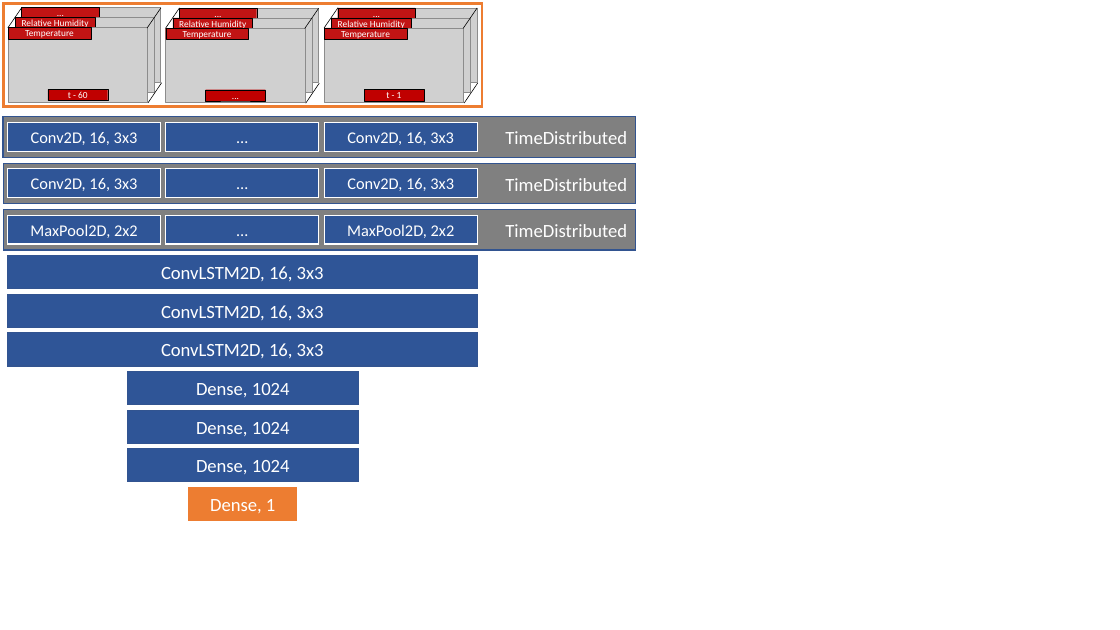
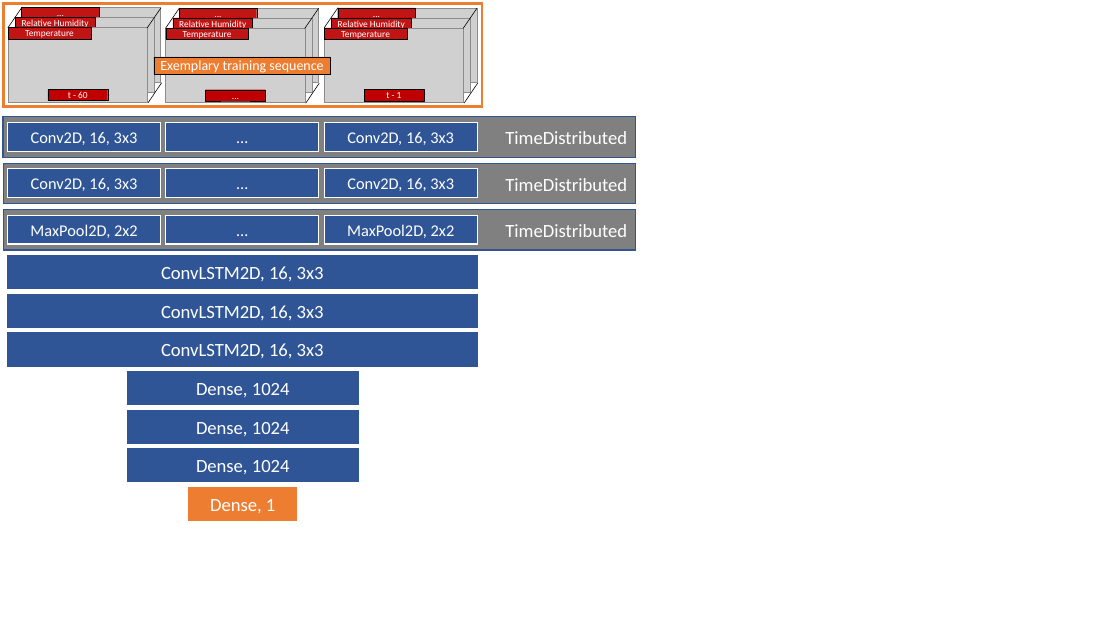
Before and after one commit to rschlaefli/17hs-bsc-thesis-clean, a slide deck: slide 3 of thesis/Visualizations.pptx. Drawn at 1120x630 pixels with LibreOffice and Linux fonts; fonts in the diff are those of the drawing; grey boxes stand for pictures. Boxes give left, top, right and bottom in pixels: in the first picture for what was removed or moved away, otherwise in the second. Text is boxed around its words. In the diff, an @@ line names an element or a change of style, - is before the commit and + after.

```diff
--- a/thesis/Visualizations.pptx
+++ b/thesis/Visualizations.pptx
@@ rectangle added at <box>154,57,331,74</box>, fill #ED7D31, outline #000000 0.25 pt, 12 pt, text #FFFFFF @@
+Exemplary training sequence
```
Also in this commit, not shown: 26 other files.
